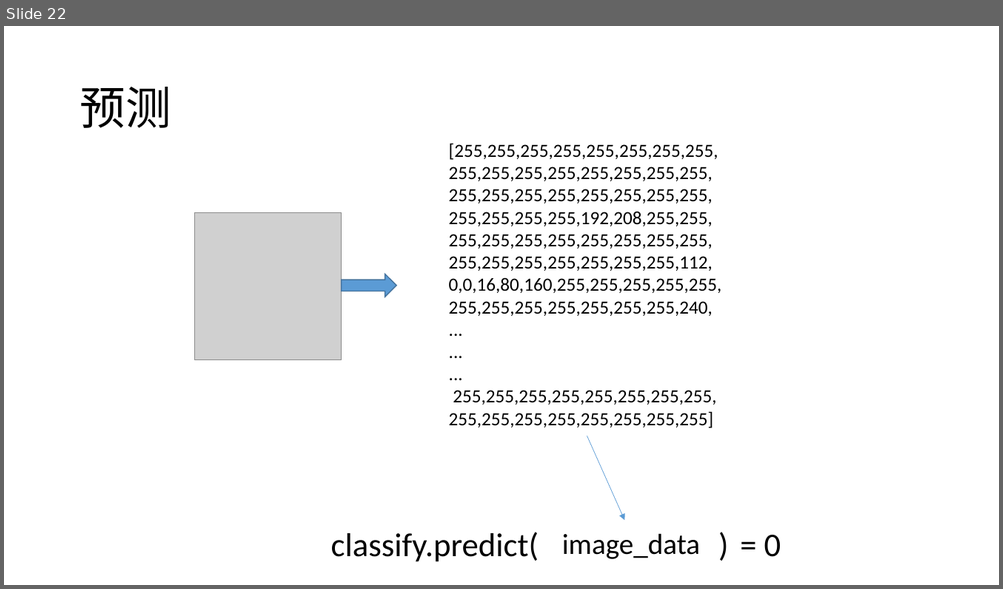
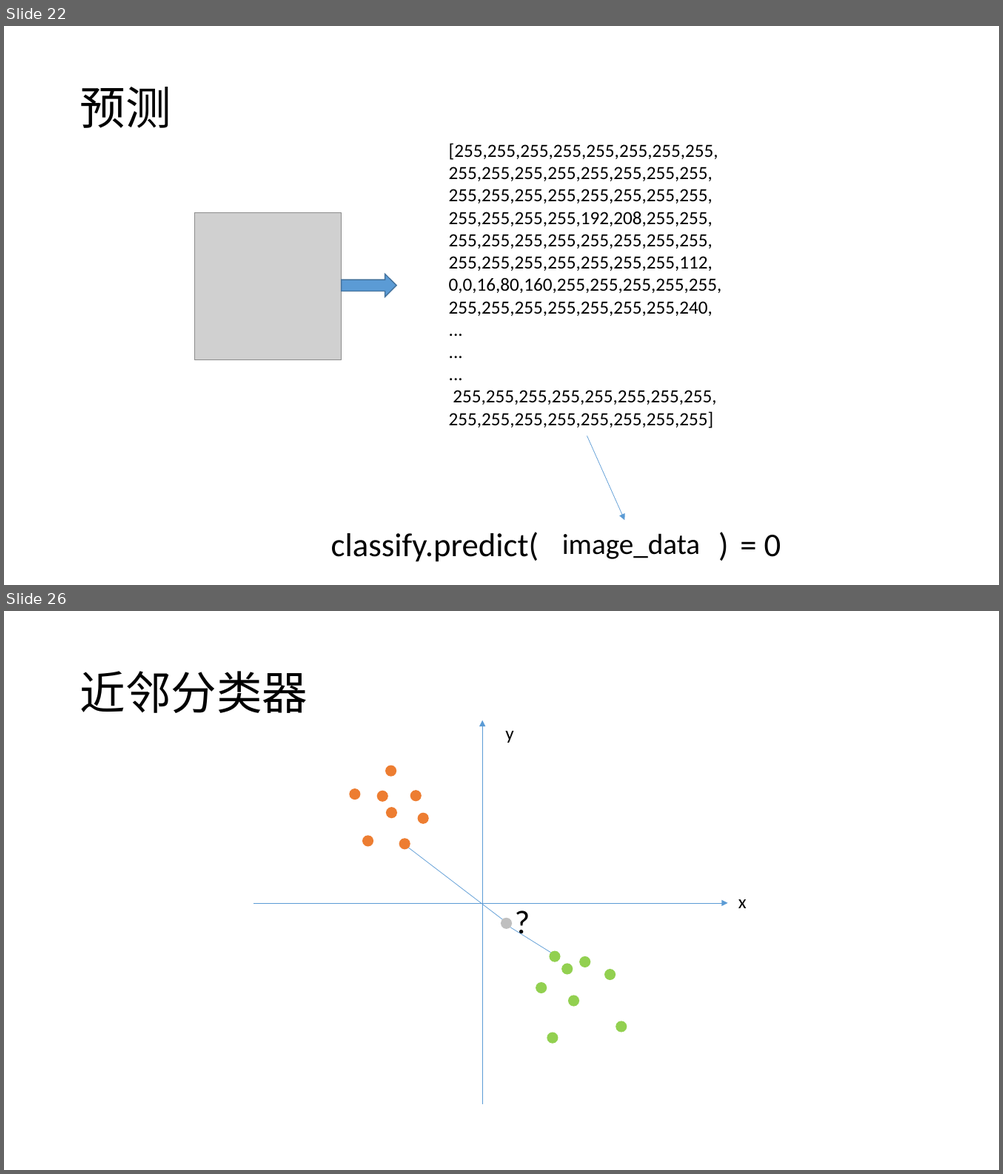
Before and after one commit to plter/HandwriteRecognizerCourse, a slide deck: 机器学习之手写识别.pptx. Shown one above the other, each under a label of ours: slide 22 before the commit, slides 22 and 26 after it; the slides between them are not shown. The pictures are 1003x589 and 1003x1174 pixels, drawn with LibreOffice and Linux fonts; fonts in the diff are those of the drawing; grey boxes stand for pictures. Boxes give left, top, right and bottom in pixels: in the first picture for what was removed or moved away, otherwise in the second. Text is boxed around its words. In the diff, an @@ line names an element or a change of style, - is before the commit and + after.

```diff
--- a/机器学习之手写识别.pptx
+++ b/机器学习之手写识别.pptx
@@ slide 26 added at [4,611,999,1170], background #FFFFFF @@
@@ title added at [79,671,307,713], 44 pt, text #000000 @@
+近邻分类器
@@ arrow added from (482, 1105) to (482, 721), #5B9BD5 0.5 pt @@
@@ text added at [505,731,513,743], 18 pt, text #000000 @@
+y
@@ ellipse added at [385,766,396,777], fill #ED7D31 @@
@@ ellipse added at [350,789,361,800], fill #ED7D31 @@
@@ ellipse added at [377,791,388,802], fill #ED7D31 @@
@@ ellipse added at [386,807,397,818], fill #ED7D31 @@
@@ ellipse added at [410,790,421,801], fill #ED7D31 @@
@@ ellipse added at [418,813,429,824], fill #ED7D31 @@
@@ ellipse added at [362,835,373,847], fill #ED7D31 @@
@@ ellipse added at [398,839,410,850], fill #ED7D31 @@
@@ line added from (503, 920) to (408, 849), #5B9BD5 0.5 pt @@
@@ text added at [507,897,538,945], 32 pt, text #000000 @@
+?
@@ arrow added from (253, 903) to (728, 903), #5B9BD5 0.5 pt @@
@@ ellipse added at [501,917,512,929], fill #BFBFBF @@
@@ text added at [738,900,746,908], 18 pt, text #000000 @@
+x
@@ line added from (510, 927) to (551, 953), #5B9BD5 0.5 pt @@
@@ ellipse added at [549,951,560,963], fill #92D050 @@
@@ ellipse added at [561,964,572,975], fill #92D050 @@
@@ ellipse added at [579,957,590,968], fill #92D050 @@
@@ ellipse added at [535,982,546,994], fill #92D050 @@
@@ ellipse added at [605,969,616,980], fill #92D050 @@
@@ ellipse added at [568,995,579,1006], fill #92D050 @@
@@ ellipse added at [616,1022,627,1033], fill #92D050 @@
@@ ellipse added at [546,1033,558,1044], fill #92D050 @@
```
Also in this commit, not shown: 5 other slides added, 3 other files.
